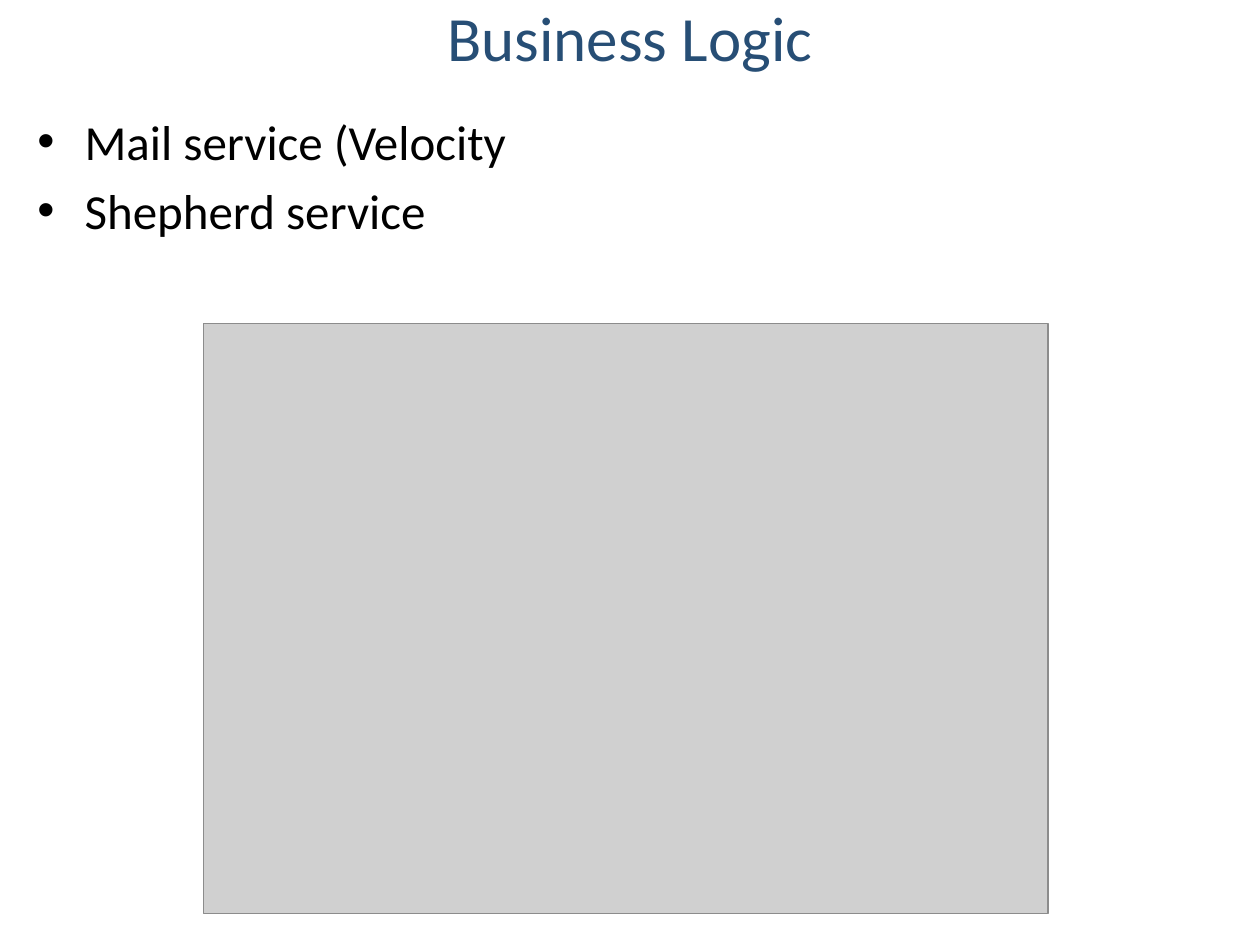
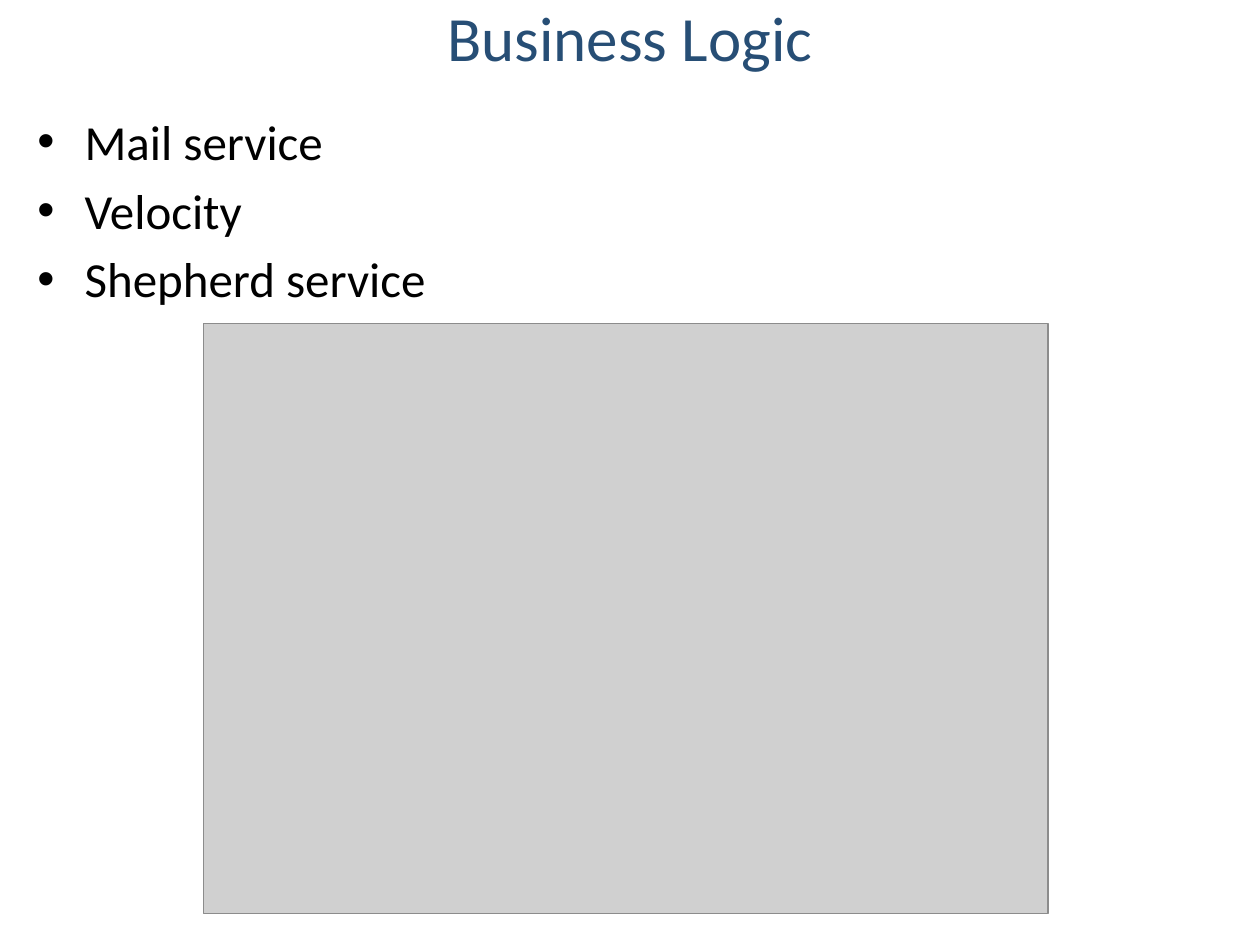
Before and after one commit to alvelikanova/svn-sheepdog, a slide deck: slide 11 of Presentation/SVN-Sheepdog.pptx. Drawn at 1260x945 pixels with LibreOffice and Linux fonts; fonts in the diff are those of the drawing; grey boxes stand for pictures; background and template pictures are left out. Boxes give left, top, right and bottom in pixels: in the first picture for what was removed or moved away, otherwise in the second. Text is boxed around its words. In the diff, an @@ line names an element or a change of style, - is before the commit and + after.

```diff
--- a/Presentation/SVN-Sheepdog.pptx
+++ b/Presentation/SVN-Sheepdog.pptx
@@ text at bbox=[85, 126, 322, 237]: text changed @@
-• Mail service (Velocity
+• Mail service
+• Velocity
```
Also in this commit, not shown: 4 other slides changed.
